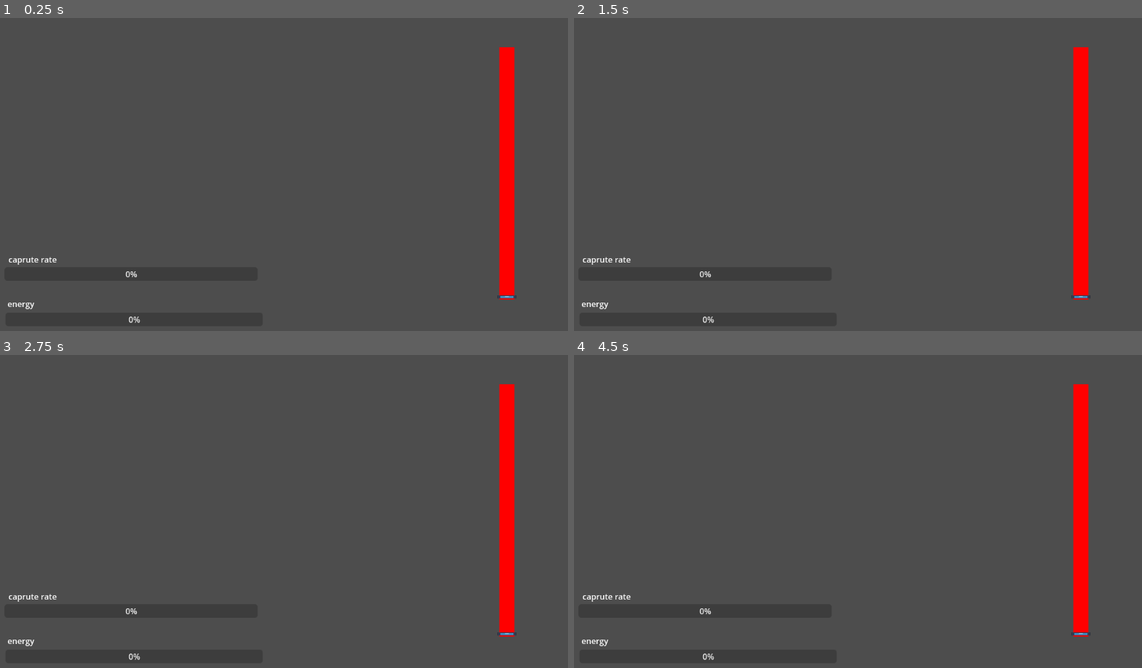
Above: before the commit, frames 1-4 (two rows, left to right).
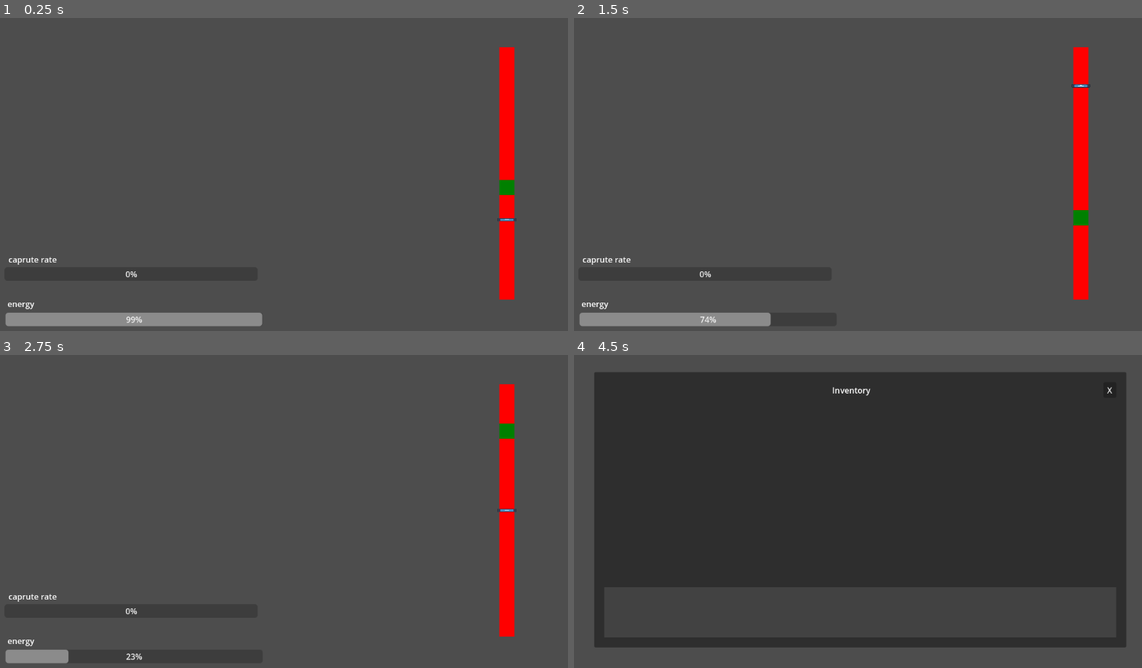
Above: after the commit, the same moments.

Repository: LeSaintRizBleu/poisson
Game: Godot game, scene res://core/fishing/Fishing.tscn
Same seed, same stepped clock (60 frames per second), same inputs: the game is played once before the commit and once after it. This scene is started directly instead of the project's main scene. The engine's default icon, where the game draws it, is replaced by a stand-in: a white triangle on a blue panel in a dark square.
Inputs (mouse positions are in pixels of both pictures, inside the frame that each line leads up to):
- Up to frame 1 (0.25 s): no input
- Up to frame 2 (1.5 s): tap Enter at 0.5 s; move the mouse to (988, 155) at 0.52 s; click (988, 155) at 0.67 s; move the mouse to (744, 190) at 1.27 s; click (744, 190) at 1.42 s
- Up to frame 3 (2.75 s): move the mouse to (340, 439) at 2.02 s; click (340, 439) at 2.17 s
- Up to frame 4 (4.5 s): move the mouse to (829, 577) at 2.77 s; click (829, 577) at 2.92 s; click (858, 589) at 3.5 s, where only the run after the commit has a clickable "Return To Map"; click (619, 380) at 4.25 s, where only the run after the commit has a clickable "Inventory"

The runs differ from the first frame. In frame 1, 2.2% of the frame differs, in the area x 0-91%, y 51-99%; in frame 2, 1.7%; in frame 3, 0.7%; in frame 4, 68%, in the area x 1-98%, y 5-98%.
Error before the commit: Invalid access to property or key of type 'String' on a base object of type 'Dictionary'. (res://core/globals/Infos.gd:9)

Commit message:
add resources for fish infos

Diff:
--- a/core/fish/Fish.gd
+++ b/core/fish/Fish.gd
@@ -26,17 +26,15 @@
 	sprite.flip_h = true
 	sprite.flip_v = shoal_direction.x < 0
 
-func init(type: String) -> void:
-	var data: Dictionary = Infos.get_fishes_info(type)
-
-	orbit_speed = data["rotation"]
-	var radius: float = data["orbit_radius"]
+func init(fish_info: FishInfo) -> void:
+	orbit_speed = fish_info.get_rotation()
+	var radius: float = fish_info.get_orbit_radius()
 
 	orbit_radius = randf_range(radius/2, radius*2)
 	orbit_speed = randf_range(orbit_speed, orbit_speed*4)
 	rotation_speed = randf_range(2.0, 10.0)
 
-	var url: String = "res://assets/fishes/" + type + ".png"
+	var url: String = "res://assets/fishes/" + fish_info.get_fish_name() + ".png"
 	var texture: CompressedTexture2D = load(url)
 	sprite.texture = texture
 	var random_scale: float = randf_range(0.75, 1.5)
--- a/core/fishing/Fishing.gd
+++ b/core/fishing/Fishing.gd
@@ -23,7 +23,8 @@
 var fish: String
 var duration: float
 var difficulty: int
-var size: int
+var bar_size: int
+var fish_info: FishInfo
 
 var catch_popup: PackedScene = preload("res://core/ui/popup/CatchPopUp.tscn")
 var escape_popup: PackedScene = preload("res://core/ui/popup/EscapePopUp.tscn")
@@ -44,18 +45,26 @@
 		catch()
 
 func _ready() -> void:
-	fish = Context.fish
-	difficulty = Infos.get_fishes_info(fish)["difficulty"]
-	size = Infos.get_fishes_info(fish)["size"]
-	duration = Infos.get_fishes_info(fish)["duration"]
+	fish = get_random_fish()
+	var url: String = "res://resources/fishesInfo/"+fish+".tres"
+	fish_info = load(url)
+	difficulty = fish_info.get_difficulty()
+	bar_size = fish_info.get_bar_size()
+	duration = fish_info.get_bar_duration()
 	add_green_zone()
 	start_movement()
+
+func get_random_fish() -> String:
+	if randi() % 2 == 0:
+		return "test1"
+	else:
+		return "test2"
 
 func catch() -> void:
 	_clear_green_zone()
 	stop_movement()
 	var instance: CatchPopUp = catch_popup.instantiate()
-	instance.fish = fish
+	instance.fish_info = fish_info
 	add_child(instance)
 
 func escape() -> void:
@@ -71,20 +80,20 @@
 		add_random_green_zone()
 
 func add_sym_green_zone() -> void:
-	var pos1: int = randi_range(0, 250 - size)
-	var pos2: int = 500 - size - pos1
+	var pos1: int = randi_range(0, 250 - bar_size)
+	var pos2: int = 500 - bar_size - pos1
 	_add_green_zone_to_slider(pos1)
 	_add_green_zone_to_slider(pos2)
 
 func add_random_green_zone() -> void:
-	var pos: int = randi_range(0, 500 - size)
+	var pos: int = randi_range(0, 500 - bar_size)
 	_add_green_zone_to_slider(pos)
 
 func _add_green_zone_to_slider(pos: int) -> void:
-	green_zones.append({"pos": pos, "size": size})
+	green_zones.append({"pos": pos, "size": bar_size})
 	var color_rect: ColorRect = ColorRect.new()
 	color_rect.color = Color.WEB_GREEN
-	color_rect.size = Vector2(30, size)
+	color_rect.size = Vector2(30, bar_size)
 	color_rect.position = Vector2(1000, 74 + pos)
 	green.add_child(color_rect)
 
--- a/core/globals/Context.gd
+++ b/core/globals/Context.gd
@@ -1,6 +1,5 @@
 extends Node
 
-var tank_id: String = ""
-var fish: String = ""
-var ghost_on: bool = false
+var tank_id: String
+var ghost_on: bool
 var type: AquariumType
--- a/core/globals/Infos.gd
+++ /dev/null
@@ -1,12 +0,0 @@
-extends Node
-
-var fishes: Dictionary = {
-	"test1": {"speed": 80.0, "max_in_shoals": 5, "rotation": 0.1, "orbit_radius": 50, "difficulty": 2, "size": 30, "duration": 0.8, "description": "Gros poisson bleuté qui va vite tah les oufs. nan vrament la vitesse du man est impressionantes."},
-	"test2": {"speed": 30.0, "max_in_shoals": 15, "rotation": 0.1, "orbit_radius": 50, "difficulty": 1, "size": 50, "duration": 1.2, "description": "petit poisson vert. il est la il chill. rien de particulier sur lui."},
-}
-
-func get_fishes_info(fish: String) -> Dictionary:
-	return fishes[fish]
-
-func get_max_offset(fish: String) -> float:
-	return fishes[fish]["orbit_radius"] * 2
--- /dev/null
+++ b/core/resources/FishInfo.gd
@@ -0,0 +1,46 @@
+class_name FishInfo
+extends Resource
+
+@export var name: String
+@export var description: String
+
+# used for visualisation
+@export var speed: int
+@export var max_in_shoal: int
+@export var rotation: float
+@export var orbit_radius: int
+
+# used for fishing
+@export var difficulty: int
+@export var bar_size: int
+@export var bar_duration: float
+
+func get_max_offset() -> float:
+	return orbit_radius * 2 + 25
+
+func get_fish_name() -> String:
+	return name
+
+func get_speed() -> int:
+	return speed
+
+func get_max_in_shoal() -> int:
+	return max_in_shoal
+
+func get_rotation() -> float:
+	return rotation
+
+func get_orbit_radius() -> int:
+	return orbit_radius
+
+func get_difficulty() -> int:
+	return difficulty
+
+func get_bar_size() -> int:
+	return bar_size
+
+func get_bar_duration() -> float:
+	return bar_duration
+
+func get_description() -> String:
+	return description
--- a/core/shoal/Shoal.gd
+++ b/core/shoal/Shoal.gd
@@ -43,8 +43,8 @@
 
 	direction = new_direction.normalized()
 
-func init(fish: String, width: float, height: float) -> void:
+func init(fish_info: FishInfo, width: float, height: float) -> void:
 	aquarium_width = width
 	aquarium_height = height
-	max_offset = Infos.get_max_offset(fish) + 25
-	speed = Infos.get_fishes_info(fish)["speed"]
+	max_offset = fish_info.get_max_offset()
+	speed = fish_info.get_speed()
--- a/core/ui/aquariumHUD/AquariumHUD.gd
+++ b/core/ui/aquariumHUD/AquariumHUD.gd
@@ -15,10 +15,6 @@
 signal create_tank
 
 func _on_map_pressed() -> void:
-	if randi() % 2 == 0:
-		Context.fish = "test1"
-	else:
-		Context.fish = "test2"
 	get_tree().change_scene_to_file(map_url)
 
 
--- a/core/ui/inventory/Inventory.gd
+++ b/core/ui/inventory/Inventory.gd
@@ -29,5 +29,6 @@
 	get_tree().change_scene_to_file(map_url)
 
 func _on_load_description(fish_type: String) -> void:
-	var data: Dictionary = Infos.get_fishes_info(fish_type)
-	description.text = fish_type + " : \n" + data["description"]
+	var url: String = "res://resources/fishesInfo/"+fish_type+".tres"
+	var fish_info: FishInfo = load(url)
+	description.text = fish_type + " : \n" + fish_info.get_description()
--- a/core/ui/popup/CatchPopUp.gd
+++ b/core/ui/popup/CatchPopUp.gd
@@ -4,12 +4,11 @@
 @onready var description: Label = $MarginContainer/MarginContainer/VBoxContainer/Desc
 var map_url: String = "res://core/map/Map.tscn"
 
-var fish: String
+var fish_info: FishInfo
 
 func _ready() -> void:
-	var data: Dictionary = Infos.get_fishes_info(fish)
-	description.text = "It's a " + fish + " !\n\n" + data["description"]
+	description.text = "It's a " + fish_info.get_fish_name() + " !\n\n" + fish_info.get_description()
 
 func _on_button_pressed() -> void:
-	Save.add_fish_to_inventory(fish)
+	Save.add_fish_to_inventory(fish_info.get_fish_name())
 	get_tree().change_scene_to_file(map_url)
--- a/core/visualisation/Visualisation.gd
+++ b/core/visualisation/Visualisation.gd
@@ -28,33 +28,34 @@
 	clear()
 	fishes_in = Save.get_fishes_in_aquarium(id)
 	for fish_type: String in fishes_in:
-		var data: Dictionary = Infos.get_fishes_info(fish_type)
+		var url: String = "res://resources/fishesInfo/"+fish_type+".tres"
+		var fish_info: FishInfo = load(url)
 		var n: int = fishes_in[fish_type]
-		var max_fishes: int = data["max_in_shoals"]
+		var max_fishes: int = fish_info.get_max_in_shoal()
 		var shoals_number: int = ceil(float(n) / max_fishes)
 		for s: int in range(shoals_number):
-			var current_soal: Shoal = create_shoal(fish_type)
+			var current_soal: Shoal = create_shoal(fish_info)
 			for i: int in range( min(max_fishes, n) ):
-				create_fish(current_soal, fish_type)
+				create_fish(current_soal, fish_info)
 			n -= max_fishes
 
 func clear() -> void:
 	for child in shoals.get_children():
 		shoals.remove_child(child)
 
-func create_shoal(fish_type: String) -> Shoal:
+func create_shoal(fish_info: FishInfo) -> Shoal:
 	var shoal_instance: Shoal = shoal.instantiate()
 	var x: float = randf_range(offset, width - offset)
 	var y: float = randf_range(offset, height - offset)
 	shoal_instance.global_position = Vector2(x, y)
 	shoals.add_child(shoal_instance)
-	shoal_instance.init(fish_type, width, height)
+	shoal_instance.init(fish_info, width, height)
 	return shoal_instance
 
-func create_fish(currennt_shoal: Shoal, fish_type: String) -> void:
+func create_fish(currennt_shoal: Shoal, fish_info: FishInfo) -> void:
 	var fish_instance: Fish = fish.instantiate()
 	currennt_shoal.add_child(fish_instance)
-	fish_instance.init(fish_type)
+	fish_instance.init(fish_info)
 
 func quit() -> void:
 	Context.tank_id = ""
--- a/project.godot
+++ b/project.godot
@@ -17,7 +17,6 @@
 
 [autoload]
 
-Infos="*res://core/globals/Infos.gd"
 Save="*res://core/globals/Save.gd"
 Context="*res://core/globals/Context.gd"
 
--- /dev/null
+++ b/resources/fishesInfo/test1.tres
@@ -0,0 +1,16 @@
+[gd_resource type="Resource" script_class="FishInfo" load_steps=2 format=3 uid="uid://b2hnu6enlkklr"]
+
+[ext_resource type="Script" uid="uid://c6xuvyeaaxd0g" path="res://core/resources/FishInfo.gd" id="1_d2s1f"]
+
+[resource]
+script = ExtResource("1_d2s1f")
+name = "test1"
+description = "Gros poisson bleuté qui va vite tah les oufs. nan vrament la vitesse du man est impressionantes."
+speed = 80
+max_in_shoal = 5
+rotation = 0.1
+orbit_radius = 50
+difficulty = 2
+bar_size = 30
+bar_duration = 0.8
+metadata/_custom_type_script = "uid://c6xuvyeaaxd0g"
--- /dev/null
+++ b/resources/fishesInfo/test2.tres
@@ -0,0 +1,16 @@
+[gd_resource type="Resource" script_class="FishInfo" load_steps=2 format=3 uid="uid://ko5hio8m04xf"]
+
+[ext_resource type="Script" uid="uid://c6xuvyeaaxd0g" path="res://core/resources/FishInfo.gd" id="1_j4jb2"]
+
+[resource]
+script = ExtResource("1_j4jb2")
+name = "test2"
+description = "Petit poisson vert. il est la il chill. rien de particulier sur lui."
+speed = 30
+max_in_shoal = 15
+rotation = 0.1
+orbit_radius = 50
+difficulty = 1
+bar_size = 50
+bar_duration = 1.2
+metadata/_custom_type_script = "uid://c6xuvyeaaxd0g"
Not shown, removed: core/globals/Infos.gd.uid
Not shown, added: core/resources/FishInfo.gd.uid
